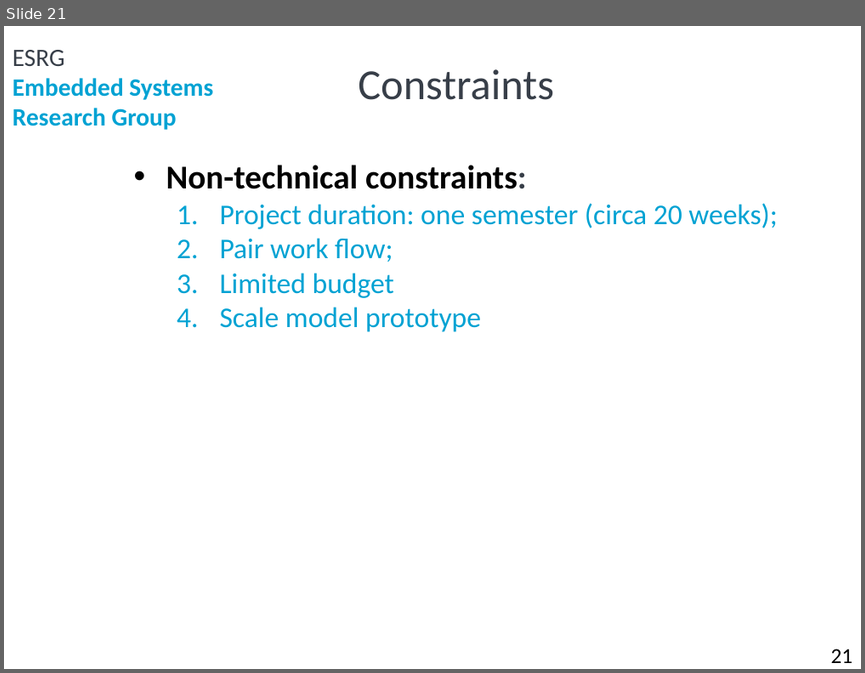
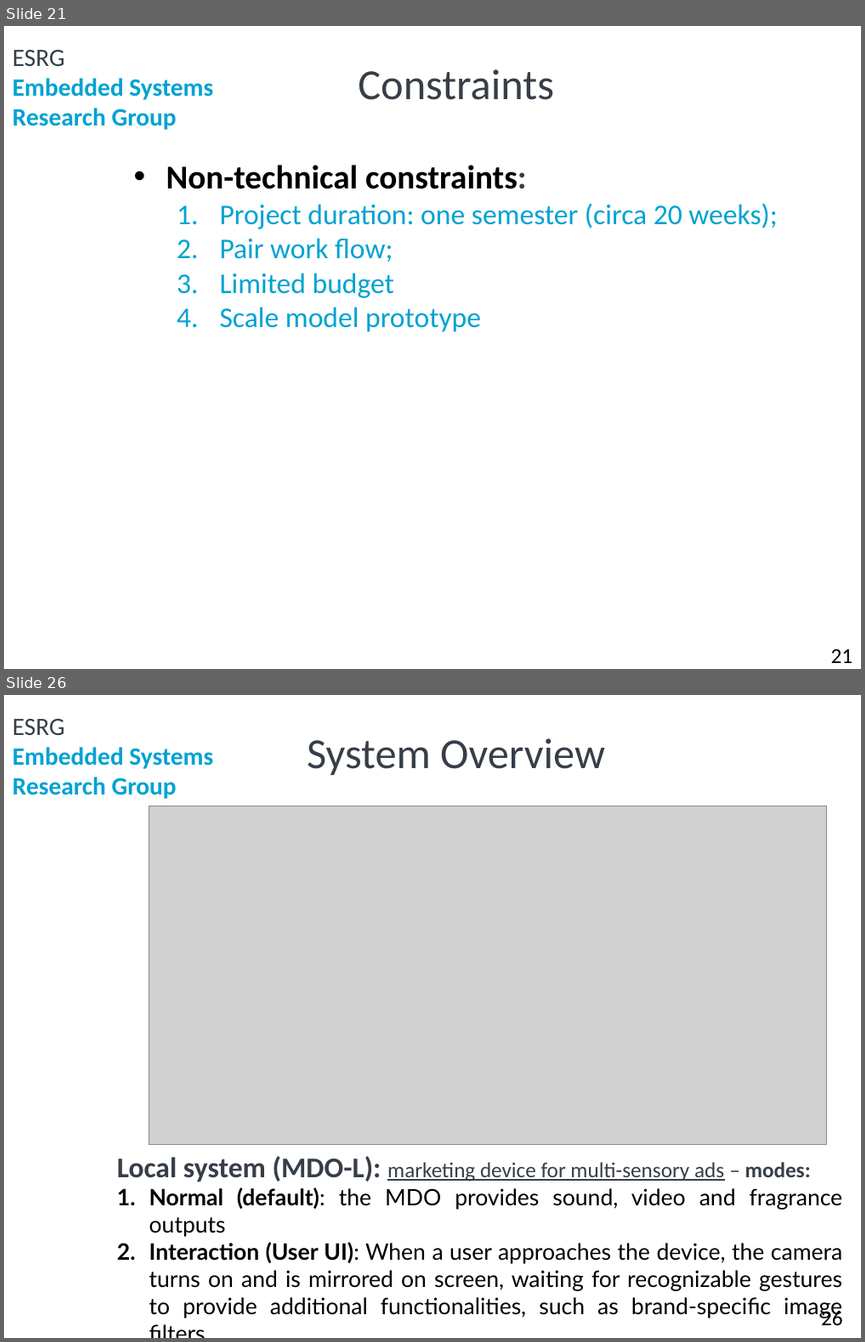
Before and after one commit to ElectroQuanta/MDO, a slide deck: Proj/presentations/Phase1_a50178_JosePires_a88258_HugoFreitas.pptx. Shown one above the other, each under a label of ours: slide 21 before the commit, slides 21 and 26 after it; the slides between them are not shown. The pictures are 865x673 and 865x1342 pixels, drawn with LibreOffice and Linux fonts; fonts in the diff are those of the drawing; grey boxes stand for pictures; background and template pictures are left out. Boxes give left, top, right and bottom in pixels: in the first picture for what was removed or moved away, otherwise in the second. Text is boxed around its words. In the diff, an @@ line names an element or a change of style, - is before the commit and + after.

```diff
--- a/Proj/presentations/Phase1_a50178_JosePires_a88258_HugoFreitas.pptx
+++ b/Proj/presentations/Phase1_a50178_JosePires_a88258_HugoFreitas.pptx
@@ slide 26 added at (4, 695, 861, 1338), background #FFFFFF; not listed: 2 template elements that a slide beside it also shows @@
@@ title added at (307, 738, 605, 775), 36 pt, text #373E48 @@
+System Overview
@@ picture added at (148, 805, 826, 1144) @@
@@ text added at (117, 1156, 843, 1318), 19 pt, text #000000 @@
+Local system (MDO-L): marketing device for multi-sensory ads – modes:
+1. Normal (default): the MDO provides sound, video and fragrance outputs
+2. Interaction (User UI): When a user approaches the device, the camera turns on and is mirrored on screen, waiting for recognizable gestures to provide additional functionalities, such as brand-specific image filters.
@@ page number added at (821, 1308, 843, 1325), 18 pt, text #000000 @@
+26
```
Also in this commit, not shown: 1 slide changed, 9 other slides added.
